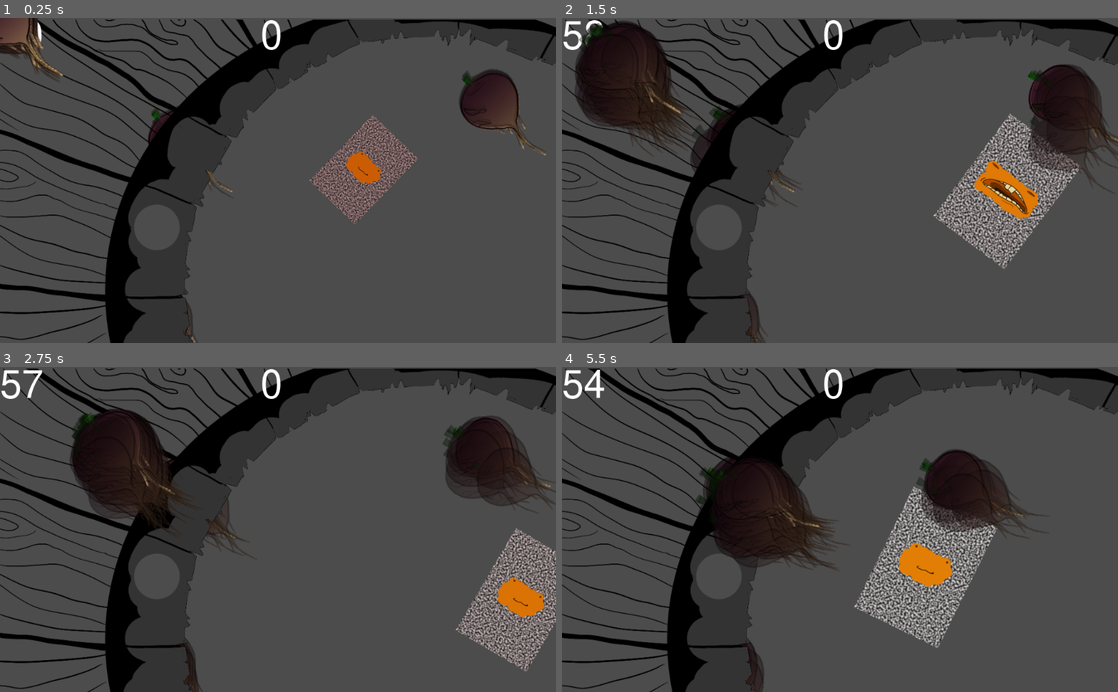
Above: before the commit, frames 1-4 (two rows, left to right).
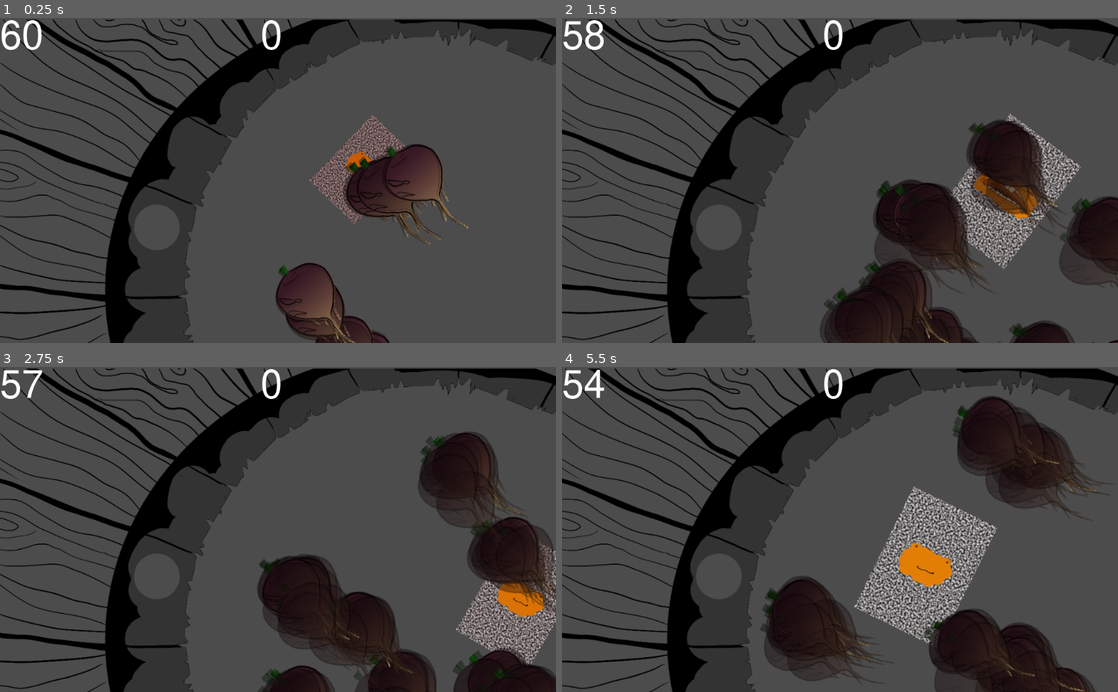
Above: after the commit, the same moments.

Repository: Nopey/carnival
Game: Godot game, scene res://Claw/Game.tscn
The game is run twice, just before and just after one commit, with the same random seed, the same clock (stepped at 60 frames per second) and the same inputs.
Inputs:
- Up to frame 1 (0.25 s): no input
- Up to frame 2 (1.5 s): tap Enter (ui_accept) at 0.5, 0.77 s; hold Right (ui_right) 0.53-1.28 s; hold Down (ui_down) from 1.28 s (still down)
- Up to frame 3 (2.75 s): tap Enter (ui_accept) at 1.52 s; release Down (ui_down) at 2.03 s; hold Right (ui_right) from 2.03 s (still down)
- Up to frame 4 (5.5 s): release Right (ui_right) at 2.78 s; hold Up (ui_up) 2.78-3.53 s; tap Enter (ui_accept) at 3.02, 3.77, 4.52 s; hold Left (ui_left) 3.53-5.03 s; hold Down (ui_down) from 5.03 s (still down)

The runs differ from the first frame. In frame 1, 8.6% of the frame differs, in the area x 0-99%, y 0-100%; in frame 2, 24%, in the area x 2-100%, y 0-100%; in frame 3, 22%; in frame 4, 21%.
Error before the commit: Invalid set index 'texture' (on base: 'Sprite') with value of type 'String'. (res://Claw/Turnip.gd:18)

Commit message:
Fix turnip spawning

Diff:
--- a/Claw/Game.tscn
+++ b/Claw/Game.tscn
@@ -1,32 +1,14 @@
 [gd_scene load_steps=5 format=2]
 
-[ext_resource path="res://Claw/Turnip.tscn" type="PackedScene" id=1]
 [ext_resource path="res://Claw/Player.tscn" type="PackedScene" id=2]
 [ext_resource path="res://large_nimbus.tres" type="Theme" id=3]
 [ext_resource path="res://Claw/Bucket.tscn" type="PackedScene" id=4]
 [ext_resource path="res://Claw/GameManager.gd" type="Script" id=5]
 
 [node name="Node2D" type="Node2D"]
-script = ExtResource( 5 )
-turnip = ExtResource( 1 )
-max_turnips = 10
 
 [node name="Player" parent="." instance=ExtResource( 2 )]
 position = Vector2( 670, 280 )
-
-[node name="Turnip" parent="." instance=ExtResource( 1 )]
-position = Vector2( 330, 226 )
-turnip_arts = [ "res://Claw/turnip_inanimate1.png", "res://Claw/turnip_inanimate2.png" ]
-
-[node name="Turnip2" parent="." instance=ExtResource( 1 )]
-position = Vector2( 905, 161 )
-turnip_id = 1
-turnip_arts = [ "res://Claw/turnip_inanimate1.png", "res://Claw/turnip_inanimate2.png" ]
-
-[node name="Turnip3" parent="." instance=ExtResource( 1 )]
-position = Vector2( 296, 555 )
-turnip_id = 2
-turnip_arts = [ "res://Claw/turnip_inanimate1.png", "res://Claw/turnip_inanimate2.png" ]
 
 [node name="Bucket" parent="." instance=ExtResource( 4 )]
 position = Vector2( 856, 489 )
@@ -49,3 +31,7 @@
 theme = ExtResource( 3 )
 text = "0"
 fit_content_height = true
+
+[node name="GameManager" type="Node2D" parent="."]
+position = Vector2( 864, 486 )
+script = ExtResource( 5 )
--- a/Claw/GameManager.gd
+++ b/Claw/GameManager.gd
@@ -1,5 +1,4 @@
-extends Node
-
+extends Node2D
 class_name GameManager
 
 
@@ -7,9 +6,10 @@
 # var a = 2
 # var b = "text"
 
-export(PackedScene) var turnip
+export(PackedScene) var turnip = load("res://Claw/Turnip.tscn")
 export(Array, PackedScene) var turnips = [];
-export var max_turnips : int
+export var max_turnips : int = 10
+export var spawn_radius: Vector2 = Vector2(300, 200)
 
 
 # Called when the node enters the scene tree for the first time.
@@ -23,7 +23,6 @@
 	if(turnips.size() < max_turnips):
 		create_turnip()
 
-	pass
 
 func create_turnip():
 
@@ -32,14 +31,10 @@
 	add_child(new_turnip)
 
 	new_turnip.set_owner(self)
-	new_turnip.set_position(get_random_position())
+	new_turnip.global_position = get_random_position()
 
-	pass
 
 func get_random_position():
-
-	# to do
-
-	return Vector2(0.0, 0.0)
-
-	pass
+	var pos = self.global_position + spawn_radius * Vector2(randf() * 2.0 - 1.0, randf() * 2.0 - 1.0).normalized()
+	print(pos)
+	return pos
--- a/project.godot
+++ b/project.godot
@@ -9,7 +9,7 @@
 config_version=4
 
 _global_script_classes=[ {
-"base": "Node",
+"base": "Node2D",
 "class": "GameManager",
 "language": "GDScript",
 "path": "res://Claw/GameManager.gd"
@@ -28,11 +28,15 @@
 
 config/name="Carnival"
 run/main_scene="res://Claw/Game.tscn"
-config/icon="res://icon.png"
+config/icon="res://Claw/turnip_inanimate2.png"
 
 [audio]
 
 default_bus_layout="res://Claw/claw_mixer.tres"
+
+[global]
+
+icon=false
 
 [gui]
 
Binary file removed: icon.png
Not shown, removed: icon.png.import
